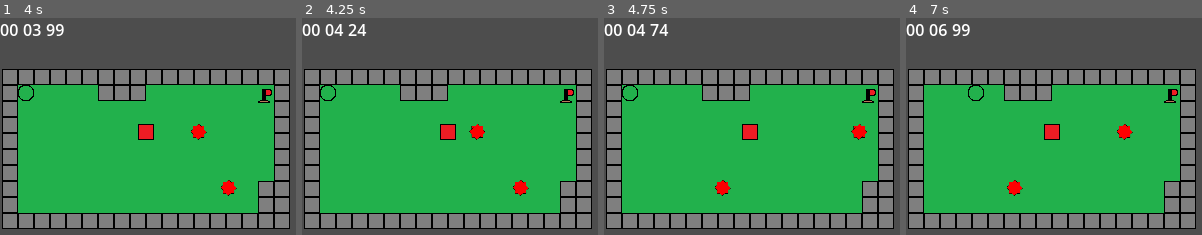
Above: before the commit, frames 1-4 (left to right).
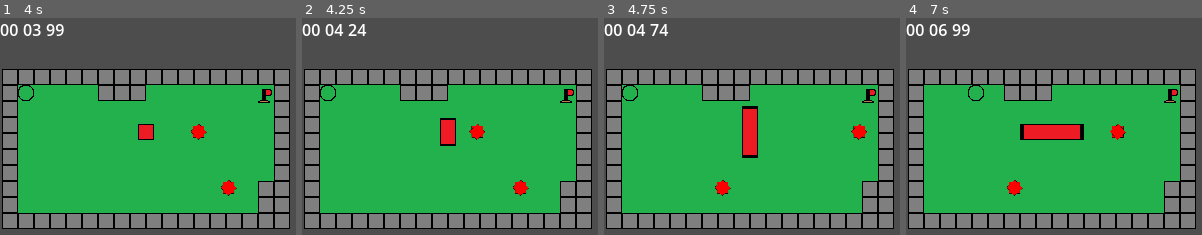
Above: after the commit, the same moments.

Repository: pt80/MobileGame
Game: Godot game, scene res://Scenes/Levels/NeilLevel.tscn
Two runs of this game, one before a commit and one after it. Both use one fixed random seed, a clock stepped at 60 frames per second and the inputs below. This scene is started directly instead of the project's main scene.
Inputs:
- Up to frame 1 (4 s): hold D (right) 0.53-1.28 s; hold S (down) 1.28-2.03 s; hold D (right) 2.03-2.78 s; hold W (up) 2.78-3.53 s; hold A (left) from 3.53 s (still down)
- Up to frame 2 (4.25 s): keep holding A (left)
- Up to frame 3 (4.75 s): keep holding A (left)
- Up to frame 4 (7 s): release A (left) at 5.03 s; hold S (down) 5.03-5.78 s; hold D (right) 5.78-6.53 s; hold W (up) from 6.53 s (still down)

Frame 1 is identical in both runs. In frame 2, 0.3% of the frame differs, in the area x 46-53%, y 46-59%; in frame 3, 0.9%; in frame 4, 1.6%, in the area x 38-77%, y 48-57%.

Commit message:
added stretch function

Diff:
--- a/Scripts/Characters/StretchEnemy.gd
+++ b/Scripts/Characters/StretchEnemy.gd
@@ -6,11 +6,7 @@
 var actionable = true
 
 func _ready():
-	var StretchTween = create_tween()
-	StretchTween.tween_property(self,"scale", Vector2(1,4),Rate)
-	StretchTween.tween_property(self,"scale", Vector2(1,1),Rate)
-	StretchTween.tween_property(self,"scale", Vector2(4,1),Rate)
-	StretchTween.tween_property(self,"scale", Vector2(1,1),Rate)
+	Stretch()
 
 func _on_area_2d_body_entered(body):
 	if body.name == "MainCharacter":
@@ -18,9 +14,11 @@
 
 
 func _on_timer_timeout():
-	print('stretch')
-	#var StretchTween = create_tween()
-	#StretchTween.tween_property(self,"scale", Vector2(1,4),Rate)
-	#StretchTween.tween_property(self,"scale", Vector2(1,1),Rate)
-	#StretchTween.tween_property(self,"scale", Vector2(4,1),Rate)
-	#StretchTween.tween_property(self,"scale", Vector2(1,1),Rate)
+	Stretch()
+
+func Stretch():
+	var StretchTween = create_tween()
+	StretchTween.tween_property(self,"scale", Vector2(1,4),Rate)
+	StretchTween.tween_property(self,"scale", Vector2(1,1),Rate)
+	StretchTween.tween_property(self,"scale", Vector2(4,1),Rate)
+	StretchTween.tween_property(self,"scale", Vector2(1,1),Rate)
